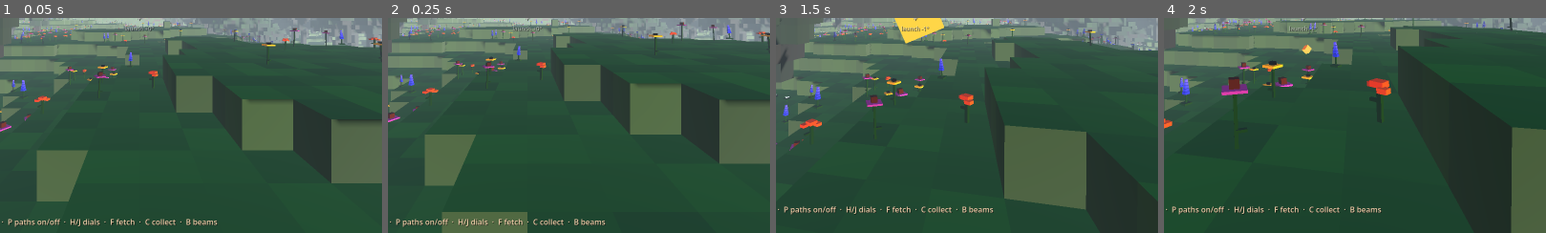
Above: before the commit, frames 1-4 (left to right).
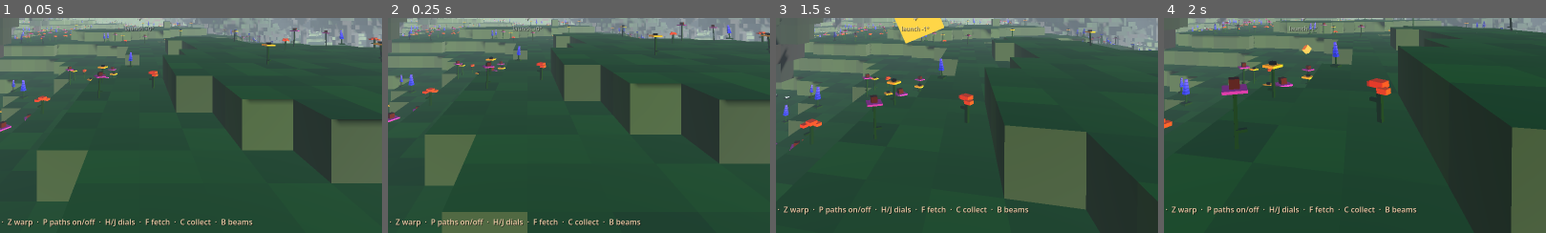
Above: after the commit, the same moments.

Repository: ghukill/discwalk
Game: Godot game, scene res://scenes/main.tscn
Two runs of this game, one before a commit and one after it. Both use one fixed random seed, a clock stepped at 60 frames per second and the inputs below.
Inputs (mouse positions are % of the whole screen's width and height, from its top left):
- Up to frame 1 (0.05 s): no input
- Up to frame 2 (0.25 s): no input
- Up to frame 3 (1.5 s): tap Enter at 0.5 s; move the mouse to (55, 50) at 0.52 s; hold B (beams) 0.53-1.28 s; hold W (move_forward) from 0.53 s (still down); click (55, 50) at 0.67 s; tap Space (jump) at 0.77 s; tap K (clouds) at 0.8, 1.35 s; move the mouse to (45, 50) at 1.27 s; click (45, 50) at 1.42 s
- Up to frame 4 (2 s): keep holding W (move_forward); tap Space (jump) at 1.52 s; tap C (collect) at 1.55 s
The pictures show only the part of the screen within x 32-82%, y 50-100%; the shares and areas given below are measured in that part.

The runs differ from the first frame. In frame 1, 1.1% of the frame differs, in the area x 2-66%, y 93-98%; in frame 2, 1.1%; in frame 3, 1.1%; in frame 4, 1.1%.

Commit message:
warp (Z): go to your last disc once it fully stops
Z on a resting disc warps now; on a moving one, a pulsing 'preparing to
warp... (Z to cancel)' flag waits top centre while V etc. keep working, then
warps when it rests. You land 1.2 m behind the disc facing down the line of
the throw (shore if it's in a lake), with a soft flash and 'warped N m'.
flight_test checks it; tools/warp_shots.gd.

Diff:
--- a/scripts/main.gd
+++ b/scripts/main.gd
@@ -94,6 +94,32 @@
 	$HUD.add_child(launch)
 	thrower.launch_label = launch
 
+	# Warp flag, small, top centre; and a soft flash on arrival.
+	var flash := ColorRect.new()
+	flash.name = "WarpFlash"
+	flash.color = Color(0.92, 0.96, 1.0, 0.0)
+	flash.mouse_filter = Control.MOUSE_FILTER_IGNORE
+	flash.set_anchors_and_offsets_preset(Control.PRESET_FULL_RECT)
+	$HUD.add_child(flash)
+	$HUD.move_child(flash, 0)
+	thrower.warp_flash = flash
+	var warp := Label.new()
+	warp.name = "Warp"
+	warp.visible = false
+	warp.add_theme_color_override("font_color", Color(0.75, 0.9, 1.0))
+	warp.add_theme_color_override("font_shadow_color", Color(0, 0, 0, 0.6))
+	warp.add_theme_constant_override("shadow_offset_x", 1)
+	warp.add_theme_constant_override("shadow_offset_y", 1)
+	warp.add_theme_font_size_override("font_size", 15)
+	warp.set_anchors_and_offsets_preset(Control.PRESET_CENTER_TOP)
+	warp.offset_left = -220
+	warp.offset_right = 220
+	warp.offset_top = 10
+	warp.offset_bottom = 34
+	warp.horizontal_alignment = HORIZONTAL_ALIGNMENT_CENTER
+	$HUD.add_child(warp)
+	thrower.warp_label = warp
+
 	# Heading + horizon dials, top right under the status lines.
 	var dials := Control.new()
 	dials.set_script(DIALS_SCRIPT)
--- a/scripts/player.gd
+++ b/scripts/player.gd
@@ -123,6 +123,7 @@
 		"dial_heading": [KEY_H],
 		"dial_horizon": [KEY_J],
 		"clouds": [KEY_K],
+		"warp": [KEY_Z],
 		"throw_1": [KEY_1, KEY_KP_1], "throw_2": [KEY_2, KEY_KP_2],
 		"throw_3": [KEY_3, KEY_KP_3], "throw_4": [KEY_4, KEY_KP_4],
 		"throw_5": [KEY_5, KEY_KP_5], "throw_6": [KEY_6, KEY_KP_6],
--- a/scripts/thrower.gd
+++ b/scripts/thrower.gd
@@ -10,6 +10,9 @@
 ##            take over its speed and direction and fly on with it.
 ##   V        follow cam: chase your last disc until it fully stops (V again
 ##            to come back early)
+##   Z        warp: go to your last disc once it has fully stopped. Pressed
+##            while it's still moving, a "preparing to warp" flag waits at
+##            the top of the screen (V etc. still work); Z again cancels.
 ##   H / J    heading / horizon dials on or off (top right)
 ##   P        paths on/off (starts on). On: every disc throw leaves a path,
 ##            bright cubes in the air, dimmer ones for skips and rolls. Off:
@@ -46,6 +49,12 @@
 var beams := true
 var paths_on := true                     ## New disc throws leave a path.
 var launch_label: Label                  ## Under the crosshair: "launch 12°".
+var warp_label: Label                    ## Top centre: "preparing to warp…".
+var warp_flash: ColorRect                ## Soft white fade when you arrive.
+var _warp_target: Node = null            ## Disc we're waiting on (Z).
+var _warp_t := 0.0
+var _warp_note := ""                     ## Brief "warp cancelled" etc.
+var _warp_note_t := 0.0
 var dials: Control                       ## Heading + horizon (dials.gd).
 @export var launch_min := -45.0          ## Launch angle limits (deg).
 @export var launch_max := 85.0
@@ -87,6 +96,9 @@
 			return
 	if event.is_action_pressed("fetch"):
 		fetch()
+		get_viewport().set_input_as_handled()
+	elif event.is_action_pressed("warp"):
+		request_warp()
 		get_viewport().set_input_as_handled()
 	elif event.is_action_pressed("dial_heading") and dials != null:
 		dials.show_heading = not dials.show_heading
@@ -255,7 +267,94 @@
 	player.respawn(at)
 
 
+## Z: warp to the last disc once it has fully stopped (resting). Already
+## stopped: go now. Still moving: wait (flag at the top). Z while waiting
+## cancels.
+func request_warp() -> void:
+	if _warp_target != null:
+		_warp_target = null
+		_note("warp cancelled")
+		return
+	if not is_instance_valid(_last):
+		_note("nothing to warp to")
+		return
+	_warp_target = _last
+	_warp_t = 0.0
+	if _last.resting:
+		_do_warp()
+
+
+func warp_pending() -> bool:
+	return _warp_target != null
+
+
+## Stand just behind the disc, facing the way it was thrown (ready for the
+## next shot). A disc floating in a lake puts you on the nearest shore.
+func _do_warp() -> void:
+	var d = _warp_target
+	_warp_target = null
+	if not is_instance_valid(d):
+		return
+	var p: Vector3 = d.global_position
+	var dir := Vector3(p.x - d.start.x, 0, p.z - d.start.z)
+	dir = dir.normalized() if dir.length() > 0.5 else _flat_forward()
+	var at := p - dir * 1.2
+	if terrain.lake_edge_distance(at.x, at.z) < 1.0:
+		# Walk back toward the throw until we're on dry land.
+		for i in 200:
+			at -= dir * 0.5
+			if terrain.lake_edge_distance(at.x, at.z) >= 1.0:
+				break
+	at.y = terrain.height_at(at.x, at.z) + 0.2
+	if not d.splashed:
+		at.y = maxf(at.y, p.y - 0.5)
+	player.respawn(at)
+	player.rotation.y = atan2(-dir.x, -dir.z)
+	if warp_flash != null:
+		warp_flash.color.a = 0.55
+	_note("warped %.0f m" % Vector2(at.x - d.start.x, at.z - d.start.z).length(), 1.2)
+
+
+func _flat_forward() -> Vector3:
+	var f := -camera.global_transform.basis.z
+	f.y = 0.0
+	return f.normalized() if f.length() > 0.01 else Vector3.FORWARD
+
+
+func _note(text: String, secs := 1.5) -> void:
+	_warp_note = text
+	_warp_note_t = secs
+
+
+func _update_warp(delta: float) -> void:
+	if _warp_target != null:
+		if not is_instance_valid(_warp_target) or _warp_target.collecting:
+			_warp_target = null
+			_note("warp cancelled (disc gone)")
+		elif _warp_target.resting:
+			_do_warp()
+		else:
+			_warp_t += delta
+	if warp_flash != null and warp_flash.color.a > 0.0:
+		warp_flash.color.a = maxf(warp_flash.color.a - delta * 1.6, 0.0)
+	if warp_label == null:
+		return
+	if _warp_target != null:
+		var dots := ".".repeat(1 + int(_warp_t * 2.5) % 3)
+		warp_label.text = "◇ preparing to warp" + dots + "   (Z to cancel)"
+		warp_label.modulate.a = 0.65 + 0.3 * sin(_warp_t * 4.0)
+		warp_label.visible = true
+	elif _warp_note_t > 0.0:
+		_warp_note_t -= delta
+		warp_label.text = _warp_note
+		warp_label.modulate.a = clampf(_warp_note_t / 0.5, 0.0, 0.9)
+		warp_label.visible = true
+	else:
+		warp_label.visible = false
+
+
 func clear() -> void:
+	_warp_target = null
 	follow_cam.stop()
 	paths.clear()
 	for d in discs:
@@ -269,6 +368,7 @@
 
 
 func _process(_delta: float) -> void:
+	_update_warp(_delta)
 	var following: bool = follow_cam != null and follow_cam.active()
 	if launch_label != null:
 		launch_label.visible = not following
@@ -318,7 +418,7 @@
 		status_label.text = "Velocity: %d  (%d m/s)\nBeams: %s\nPaths: %s" % [
 			power, int(power * speed_per_level), "on" if beams else "off",
 			"on" if paths_on else "off"]
-	var lines := ["T throw panel  ·  1-9, 0 block power  ·  click block  ·  V follow cam  ·  P paths on/off  ·  H/J dials  ·  F fetch  ·  C collect  ·  B beams"]
+	var lines := ["T throw panel  ·  1-9, 0 block power  ·  click block  ·  V follow cam  ·  Z warp  ·  P paths on/off  ·  H/J dials  ·  F fetch  ·  C collect  ·  B beams"]
 	if follow_cam != null and follow_cam.active():
 		lines[0] = "following your disc  ·  V to come back"
 	if _flying_text != "":
--- a/tools/flight_test.gd
+++ b/tools/flight_test.gd
@@ -37,6 +37,7 @@
 var _follow_seen := 0                # frames the follow cam was live + near the disc
 var _follow_far := 0.0               # worst cam-to-disc distance while following
 var _rest_frame := -1
+var _warp_waiting := false
 
 
 func _initialize() -> void:
@@ -117,6 +118,11 @@
 			"roll": 10.0, "spin": DiscModel.auto_spin(20.0)}
 		_world_disc = thrower.throw_disc(p)
 		thrower.toggle_follow()                    # V
+	if _main != null and _frames == 8:
+		_main.thrower.request_warp()               # Z while it's flying
+	if _main != null and _frames == 12:              # flag is up while it flies
+		_warp_waiting = _main.thrower.warp_pending() and _main.thrower.warp_label.visible \
+			and _main.thrower.warp_label.text.begins_with("◇ preparing to warp")
 	if _main != null and _frames > 20 and is_instance_valid(_world_disc) \
 			and not _world_disc.resting and _main.thrower.follow_cam.active():
 		var fc: Camera3D = _main.thrower.follow_cam
@@ -191,6 +197,10 @@
 	th.throw_disc(th.panel.params())
 	checks.append(["paths back on (checkbox): next throw leaves a path",
 		th.paths_on and paths.count() == 1])
+	var pl: Node3D = _main.get_node("Player")
+	var gap := Vector2(pl.global_position.x - wd.global_position.x, pl.global_position.z - wd.global_position.z).length() if is_instance_valid(wd) else 1e9
+	checks.append(["warp (Z mid-flight): waits with flag, then lands you %.1f m from the rested disc" % gap,
+		_warp_waiting and not _main.thrower.warp_pending() and gap < 2.5])
 	# Launch angle = view angle + panel offset (no pitch in the params).
 	var head: Node3D = _main.get_node("Player/Head")
 	var angles := []
--- /dev/null
+++ b/tools/warp_shots.gd
@@ -0,0 +1,46 @@
+extends SceneTree
+## Screenshots of warp (needs a display): throw, V + Z, the "preparing to
+## warp" flag over the follow cam, then the view after arriving.
+##
+##   godot --path . --resolution 1280x720 --script res://tools/warp_shots.gd -- <out_dir>
+
+var _main: Node
+var _out := "/tmp/warp_shots"
+var _f := 0
+var _d: Node
+var _arrived := -1
+
+
+func _initialize() -> void:
+	var args := OS.get_cmdline_user_args()
+	if args.size() > 0 and not args[0].begins_with("--"):
+		_out = args[0]
+	DirAccess.make_dir_recursive_absolute(_out)
+	_main = load("res://scenes/main.tscn").instantiate()
+	root.add_child(_main)
+
+
+func _process(_dt: float) -> bool:
+	_f += 1
+	var th = _main.thrower
+	if _f == 10:
+		Input.mouse_mode = Input.MOUSE_MODE_VISIBLE
+		_main.get_node("Player/Head").rotation.x = deg_to_rad(12)
+		_d = th.throw_disc(th.panel.params())
+		th.toggle_follow()
+		th.request_warp()
+	if _f == 100:
+		_grab("1_waiting")
+	if _arrived < 0 and _f > 20 and not th.warp_pending():
+		_arrived = _f
+	if _arrived > 0 and _f == _arrived + 8:
+		_grab("2_arrived")
+		quit()
+	if _f > 60 * 40:
+		quit(1)
+	return false
+
+
+func _grab(name: String) -> void:
+	root.get_viewport().get_texture().get_image().save_png("%s/%s.png" % [_out, name])
+	print("SHOT ", name)
Not shown, changed: README.md
Not shown, changed: docs/ARCHITECTURE.md
